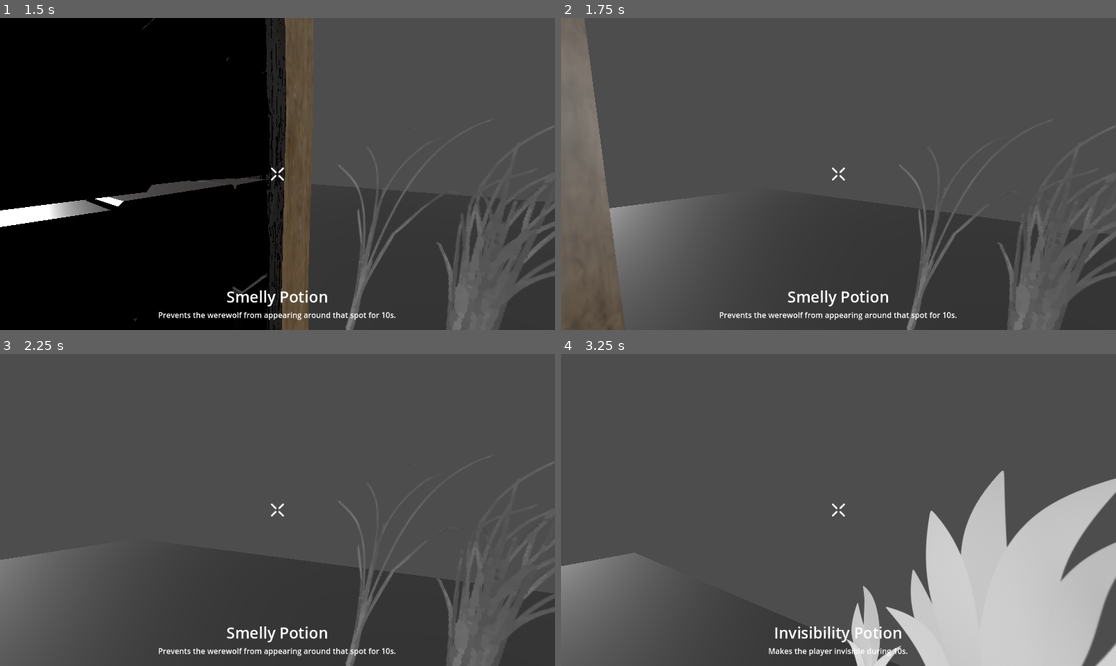
Above: before the commit, frames 1-4 (two rows, left to right).
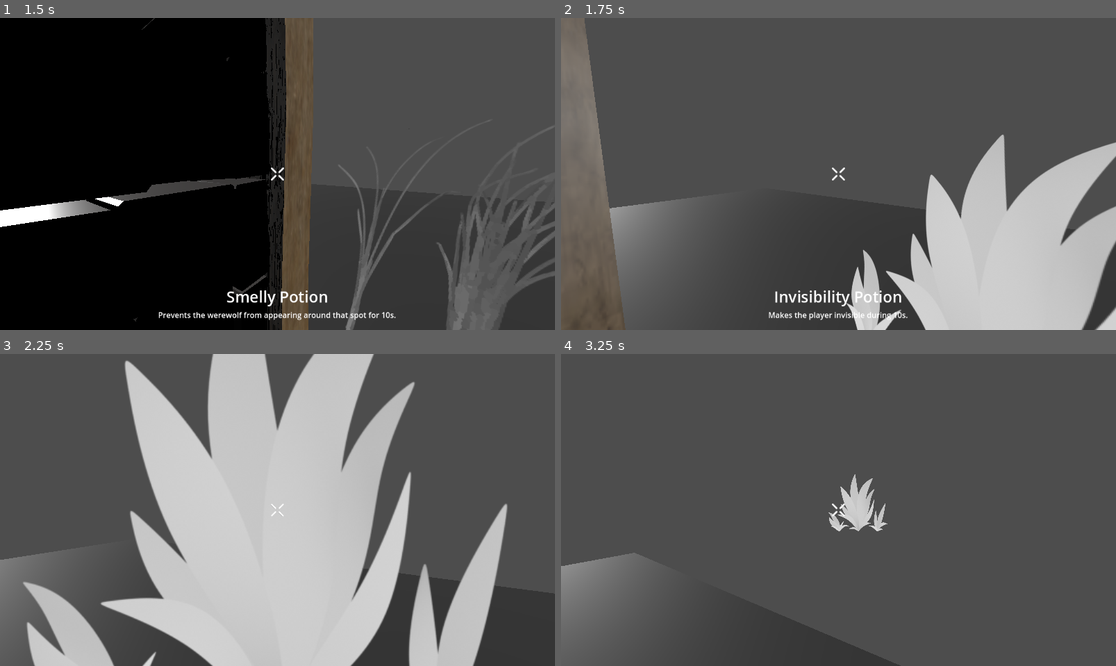
Above: after the commit, the same moments.

Repository: ThomasProg/PirateJamSummer2024
Game: Godot game, scene res://devs/progz/testScenes/wolfMechanicTestScene.tscn
The game is run twice, just before and just after one commit, with the same random seed, the same clock (stepped at 60 frames per second) and the same inputs. This scene is started directly instead of the project's main scene. The engine's default icon, where the game draws it, is replaced by a stand-in: a white triangle on a blue panel in a dark square.
Inputs (mouse positions are in pixels of both pictures, inside the frame that each line leads up to):
- Up to frame 1 (1.5 s): tap Enter (ui_accept) at 0.5, 0.77 s; move the mouse to (399, 158) at 0.52 s; hold Right (ui_right) 0.53-1.28 s; click (399, 158) at 0.6 s; tap Mouse wheel up (NextItem) at 0.8, 1.35 s; move the mouse to (249, 174) at 1.27 s; hold Up (ui_up) from 1.28 s (still down); click (249, 174) at 1.42 s
- Up to frame 2 (1.75 s): keep holding Up (ui_up); tap Enter (ui_accept) at 1.52 s; right-click (810, 174) at 1.55 s
- Up to frame 3 (2.25 s): keep holding Up (ui_up); move the mouse to (288, 503) at 2.02 s; right-click (288, 503) at 2.1 s
- Up to frame 4 (3.25 s): keep holding Up (ui_up); click (849, 503) at 2.3 s; move the mouse to (832, 516) at 2.77 s; click (832, 516) at 2.85 s; tap Enter (ui_accept) at 3.02 s; tap Mouse wheel up (NextItem) at 3.05 s

Frame 1 is identical in both runs. In frame 2, 19% of the frame differs, in the area x 28-100%, y 34-100%; in frame 3, 47%, in the area x 4-100%, y 0-100%; in frame 4, 19%.

Commit message:
You can now throw potions, and they spawn particles

Diff:
--- a/Game/devs/progz/testScenes/wolfMechanicTestScene.tscn
+++ b/Game/devs/progz/testScenes/wolfMechanicTestScene.tscn
@@ -41,7 +41,6 @@
 
 [node name="NightTimer" parent="NightEvent" index="0"]
 nightDuration = 60.0
-peekTimes = Array[float]([])
 
 [node name="PeekAnchorGroup" type="Node3D" parent="."]
 
@@ -55,7 +54,7 @@
 transform = Transform3D(1, 0, 0, 0, 1, 0, 0, 0, 1, 2.78058, 1.37749, 1.64885)
 
 [node name="Wolf" parent="." node_paths=PackedStringArray("target", "lookAt") instance=ExtResource("5_mhyy5")]
-transform = Transform3D(100, 0, 0, 0, 100, 0, 0, 0, 100, 0.0064702, 1.19209e-07, 0.00165534)
+transform = Transform3D(1, 0, 0, 0, 1, 0, 0, 0, 1, 0.0064702, 1.19209e-07, 0.00165534)
 peekingDuration = 100.0
 maxTargetPeekedTime = 100.0
 target = NodePath("../Player")
@@ -63,5 +62,6 @@
 
 [node name="AlchemyTable" parent="." instance=ExtResource("5_jh4au")]
 transform = Transform3D(1, 0, 0, 0, 1, 0, 0, 0, 1, -2.07196, 0, 0)
+timeForPotion = 1.0
 
 [editable path="NightEvent"]
--- a/Game/inventoryAssets/potions/invisibilityPotion.tres
+++ b/Game/inventoryAssets/potions/invisibilityPotion.tres
@@ -1,10 +1,10 @@
-[gd_resource type="Resource" script_class="InventoryItem" load_steps=3 format=3 uid="uid://dw1eo7ko88t2y"]
+[gd_resource type="Resource" load_steps=3 format=3 uid="uid://dw1eo7ko88t2y"]
 
-[ext_resource type="Script" path="res://scripts/inventory/inventoryItem.gd" id="1_6quis"]
+[ext_resource type="Script" path="res://scripts/inventory/inventoryPotionItem.gd" id="1_cw2pe"]
 [ext_resource type="Texture2D" uid="uid://c08mm3p2ehvr6" path="res://addons/proton_scatter/demos/assets/textures/t_grass.png" id="2_jrnyn"]
 
 [resource]
-script = ExtResource("1_6quis")
+script = ExtResource("1_cw2pe")
 name = "Invisibility Potion"
 description = "Makes the player invisible during 10s."
 texture = ExtResource("2_jrnyn")
--- a/Game/inventoryAssets/potions/redPotion.tres
+++ b/Game/inventoryAssets/potions/redPotion.tres
@@ -1,11 +1,13 @@
-[gd_resource type="Resource" script_class="InventoryItem" load_steps=3 format=3 uid="uid://b5ikawlod3v5a"]
+[gd_resource type="Resource" load_steps=4 format=3 uid="uid://b5ikawlod3v5a"]
 
-[ext_resource type="Script" path="res://scripts/inventory/inventoryItem.gd" id="1_twd0f"]
-[ext_resource type="Texture2D" uid="uid://c08mm3p2ehvr6" path="res://addons/proton_scatter/demos/assets/textures/t_grass.png" id="2_xdl6c"]
+[ext_resource type="Script" path="res://scripts/inventory/inventoryPotionItem.gd" id="1_h0pvw"]
+[ext_resource type="PackedScene" uid="uid://dmfc4bfiqkjer" path="res://prefabs/instanced/potions/redPotionEffectPrefab.tscn" id="1_rk6lm"]
+[ext_resource type="Texture2D" uid="uid://drmmcy11y7mho" path="res://addons/proton_scatter/demos/assets/textures/t_leaves_1.png" id="2_jrtag"]
 
 [resource]
-script = ExtResource("1_twd0f")
+script = ExtResource("1_h0pvw")
+effectPrefab = ExtResource("1_rk6lm")
 name = "Red Potion"
 description = "Use it against the wolf if he has red eyes!"
-texture = ExtResource("2_xdl6c")
+texture = ExtResource("2_jrtag")
 type = 0
--- a/Game/inventoryAssets/potions/smellyPotion.tres
+++ b/Game/inventoryAssets/potions/smellyPotion.tres
@@ -1,10 +1,10 @@
-[gd_resource type="Resource" script_class="InventoryItem" load_steps=3 format=3 uid="uid://j32orf0qvnf2"]
+[gd_resource type="Resource" load_steps=3 format=3 uid="uid://j32orf0qvnf2"]
 
-[ext_resource type="Script" path="res://scripts/inventory/inventoryItem.gd" id="1_iut6u"]
+[ext_resource type="Script" path="res://scripts/inventory/inventoryPotionItem.gd" id="1_mjg5a"]
 [ext_resource type="Texture2D" uid="uid://d23p13yi7asw0" path="res://addons/proton_scatter/demos/assets/textures/t_grass_2.png" id="2_11ebo"]
 
 [resource]
-script = ExtResource("1_iut6u")
+script = ExtResource("1_mjg5a")
 name = "Smelly Potion"
 description = "Prevents the werewolf from appearing around that spot for 10s."
 texture = ExtResource("2_11ebo")
--- a/Game/inventoryAssets/potions/yellowPotion.tres
+++ b/Game/inventoryAssets/potions/yellowPotion.tres
@@ -1,11 +1,11 @@
-[gd_resource type="Resource" script_class="InventoryItem" load_steps=3 format=3 uid="uid://cnnujc7uicalb"]
+[gd_resource type="Resource" load_steps=3 format=3 uid="uid://cnnujc7uicalb"]
 
-[ext_resource type="Script" path="res://scripts/inventory/inventoryItem.gd" id="1_xhunk"]
-[ext_resource type="Texture2D" uid="uid://c08mm3p2ehvr6" path="res://addons/proton_scatter/demos/assets/textures/t_grass.png" id="2_wlf85"]
+[ext_resource type="Script" path="res://scripts/inventory/inventoryPotionItem.gd" id="1_52ol8"]
+[ext_resource type="Texture2D" uid="uid://bxaffg1bqa2jk" path="res://addons/proton_scatter/icons/loading/progress1.svg" id="2_15ypk"]
 
 [resource]
-script = ExtResource("1_xhunk")
+script = ExtResource("1_52ol8")
 name = "Yellow Potion"
 description = "Use it against the wolf if he has yellow eyes!"
-texture = ExtResource("2_wlf85")
+texture = ExtResource("2_15ypk")
 type = 0
--- a/Game/prefabs/events/nightEvent/wolf.tscn
+++ b/Game/prefabs/events/nightEvent/wolf.tscn
@@ -1,18 +1,26 @@
-[gd_scene load_steps=3 format=3 uid="uid://cs0cbrtxk55a8"]
+[gd_scene load_steps=4 format=3 uid="uid://cs0cbrtxk55a8"]
 
 [ext_resource type="Script" path="res://scripts/events/nightEvent/wolf.gd" id="1_d22c8"]
 
 [sub_resource type="CanvasTexture" id="CanvasTexture_7p6d8"]
 
-[node name="Wolf" type="Sprite3D" node_paths=PackedStringArray("eyeAnchors")]
+[sub_resource type="SphereShape3D" id="SphereShape3D_7ndqh"]
+
+[node name="Wolf" type="Area3D" node_paths=PackedStringArray("sprite", "eyeAnchors")]
+script = ExtResource("1_d22c8")
+sprite = NodePath("WolfFace")
+eyeAnchors = [NodePath("WolfFace/EyeAnchor1"), NodePath("WolfFace/EyeAnchor2")]
+
+[node name="WolfFace" type="Sprite3D" parent="."]
 transform = Transform3D(100, 0, 0, 0, 100, 0, 0, 0, 100, 0, 0, 0)
 modulate = Color(0.623529, 0, 0, 1)
 texture = SubResource("CanvasTexture_7p6d8")
-script = ExtResource("1_d22c8")
-eyeAnchors = [NodePath("EyeAnchor1"), NodePath("EyeAnchor2")]
 
-[node name="EyeAnchor1" type="Node3D" parent="."]
+[node name="EyeAnchor1" type="Node3D" parent="WolfFace"]
 transform = Transform3D(1, 0, 0, 0, 1, 0, 0, 0, 1, -0.003, 0, 0)
 
-[node name="EyeAnchor2" type="Node3D" parent="."]
+[node name="EyeAnchor2" type="Node3D" parent="WolfFace"]
 transform = Transform3D(1, 0, 0, 0, 1, 0, 0, 0, 1, 0.003, 0, 0)
+
+[node name="CollisionShape3D" type="CollisionShape3D" parent="."]
+shape = SubResource("SphereShape3D_7ndqh")
--- a/Game/prefabs/gameplayObjects/alchemyTable.tscn
+++ b/Game/prefabs/gameplayObjects/alchemyTable.tscn
@@ -1,7 +1,9 @@
-[gd_scene load_steps=10 format=3 uid="uid://cjgg8s1xbkm67"]
+[gd_scene load_steps=12 format=3 uid="uid://cjgg8s1xbkm67"]
 
 [ext_resource type="Script" path="res://scripts/gameplayObjects/alchemyTable.gd" id="1_wr1u7"]
+[ext_resource type="Resource" uid="uid://b5ikawlod3v5a" path="res://inventoryAssets/potions/redPotion.tres" id="2_bk653"]
 [ext_resource type="Script" path="res://scripts/components/interactable.gd" id="2_lwojp"]
+[ext_resource type="Resource" uid="uid://cnnujc7uicalb" path="res://inventoryAssets/potions/yellowPotion.tres" id="3_b6h32"]
 
 [sub_resource type="SphereShape3D" id="SphereShape3D_7r6gh"]
 radius = 1.5
@@ -26,8 +28,12 @@
 emission = Color(0.890196, 0.780392, 0, 1)
 emission_energy_multiplier = 5.05
 
-[node name="AlchemyTable" type="Area3D"]
+[node name="AlchemyTable" type="Area3D" node_paths=PackedStringArray("redPotionInteractible", "yellowPotionInteractible")]
 script = ExtResource("1_wr1u7")
+redPotionInteractible = NodePath("Red/RedInteractable")
+yellowPotionInteractible = NodePath("Yellow/YellowInteractable")
+redPotion = ExtResource("2_bk653")
+yellowPotion = ExtResource("3_b6h32")
 
 [node name="CollisionShape3D" type="CollisionShape3D" parent="."]
 shape = SubResource("SphereShape3D_7r6gh")
@@ -41,7 +47,7 @@
 mesh = SubResource("BoxMesh_0wbch")
 skeleton = NodePath("../../..")
 
-[node name="Interactable" type="Node" parent="StaticBody3D"]
+[node name="TableInteractable" type="Node" parent="StaticBody3D"]
 script = ExtResource("2_lwojp")
 interactionName = "Alchemy Table"
 interactionDescription = "Stay close to brew potions"
@@ -60,26 +66,26 @@
 surface_material_override/0 = SubResource("StandardMaterial3D_tv85k")
 metadata/_edit_lock_ = true
 
-[node name="Interactable" type="Node" parent="Red"]
+[node name="RedInteractable" type="Node" parent="Red"]
 script = ExtResource("2_lwojp")
 interactionName = "Red Potion"
 interactionDescription = "Click to brew"
 
-[node name="Yelow" type="StaticBody3D" parent="."]
+[node name="Yellow" type="StaticBody3D" parent="."]
 transform = Transform3D(1, 0, 0, 0, 1, 0, 0, 0, 1, -0.217358, 0.585445, -0.207957)
 
-[node name="CollisionShape3D" type="CollisionShape3D" parent="Yelow"]
+[node name="CollisionShape3D" type="CollisionShape3D" parent="Yellow"]
 shape = SubResource("BoxShape3D_88r0e")
 metadata/_edit_lock_ = true
 
-[node name="MeshInstance3D" type="MeshInstance3D" parent="Yelow"]
+[node name="MeshInstance3D" type="MeshInstance3D" parent="Yellow"]
 transform = Transform3D(0.2, 0, 0, 0, 0.4, 0, 0, 0, 0.2, 0, 0, 0)
 mesh = SubResource("BoxMesh_0wbch")
 skeleton = NodePath("../../..")
 surface_material_override/0 = SubResource("StandardMaterial3D_617p7")
 metadata/_edit_lock_ = true
 
-[node name="Interactable" type="Node" parent="Yelow"]
+[node name="YellowInteractable" type="Node" parent="Yellow"]
 script = ExtResource("2_lwojp")
 interactionName = "Yellow Potion"
 interactionDescription = "Click to brew"
--- a/Game/prefabs/gameplayObjects/player.tscn
+++ b/Game/prefabs/gameplayObjects/player.tscn
@@ -8,6 +8,8 @@
 [ext_resource type="Script" path="res://scripts/components/alchemyTableInteractor.gd" id="6_bmoqy"]
 [ext_resource type="Script" path="res://scripts/inventory/potionSelectorFeedback.gd" id="6_nuewa"]
 [ext_resource type="Script" path="res://scripts/components/interactionComponent.gd" id="7_c2x38"]
+[ext_resource type="Script" path="res://scripts/components/potionThrowerComponent.gd" id="9_53taj"]
+[ext_resource type="PackedScene" uid="uid://bbwwhvnoqdo0q" path="res://prefabs/instanced/thrownPotion.tscn" id="10_2ylfs"]
 
 [sub_resource type="CapsuleShape3D" id="CapsuleShape3D_8gchk"]
 radius = 0.229
@@ -111,12 +113,19 @@
 itemNameText = NodePath("../../UI/MarginContainer/VBoxContainer/ItemName")
 itemDescText = NodePath("../../UI/MarginContainer/VBoxContainer/ItemDescription")
 
-[node name="AlchemyTableInteractor" type="Node" parent="." node_paths=PackedStringArray("progressBar")]
+[node name="AlchemyTableInteractor" type="Node" parent="." node_paths=PackedStringArray("progressBar", "progressBarText")]
 script = ExtResource("6_bmoqy")
 progressBar = NodePath("../UI/MarginContainer/VBoxContainer/ProgressBar")
+progressBarText = NodePath("../UI/MarginContainer/VBoxContainer/ProgressBar/RichTextLabel")
 
 [node name="InteractionComponent" type="Node" parent="." node_paths=PackedStringArray("interactionRaycast", "interactionNameText", "interactionDescText")]
 script = ExtResource("7_c2x38")
 interactionRaycast = NodePath("../Camera3D/InteractRayCast3D")
 interactionNameText = NodePath("../UI/MarginContainer/VBoxContainer/ItemName")
 interactionDescText = NodePath("../UI/MarginContainer/VBoxContainer/ItemDescription")
+
+[node name="PotionThrowerComponent" type="Node" parent="." node_paths=PackedStringArray("potionSelector", "camera")]
+script = ExtResource("9_53taj")
+potionSelector = NodePath("../PotionSelector")
+thrownPotionPrefab = ExtResource("10_2ylfs")
+camera = NodePath("../Camera3D")
--- /dev/null
+++ b/Game/prefabs/instanced/potionParticles.tscn
@@ -0,0 +1,40 @@
+[gd_scene load_steps=6 format=3 uid="uid://cqeeab557gvv4"]
+
+[sub_resource type="StandardMaterial3D" id="StandardMaterial3D_msydy"]
+transparency = 1
+vertex_color_use_as_albedo = true
+billboard_mode = 3
+particles_anim_h_frames = 1
+particles_anim_v_frames = 1
+particles_anim_loop = false
+
+[sub_resource type="Curve" id="Curve_bd1ch"]
+_data = [Vector2(0, 1), 0.0, 0.0, 0, 0, Vector2(1, 0), 0.0, 0.0, 0, 0]
+point_count = 2
+
+[sub_resource type="CurveTexture" id="CurveTexture_e84ms"]
+curve = SubResource("Curve_bd1ch")
+
+[sub_resource type="ParticleProcessMaterial" id="ParticleProcessMaterial_woipq"]
+angle_min = -720.0
+angle_max = 720.0
+spread = 180.0
+initial_velocity_min = 2.0
+initial_velocity_max = 4.0
+gravity = Vector3(0, 0, 0)
+color = Color(0.639216, 0.027451, 0.701961, 1)
+alpha_curve = SubResource("CurveTexture_e84ms")
+
+[sub_resource type="QuadMesh" id="QuadMesh_tf703"]
+size = Vector2(0.2, 0.2)
+
+[node name="PotionParticles" type="GPUParticles3D"]
+material_override = SubResource("StandardMaterial3D_msydy")
+cast_shadow = 0
+emitting = false
+amount = 20
+one_shot = true
+explosiveness = 1.0
+visibility_aabb = AABB(-2.52548, -3.97617, -2.92931, 5.31472, 7.56254, 6.73157)
+process_material = SubResource("ParticleProcessMaterial_woipq")
+draw_pass_1 = SubResource("QuadMesh_tf703")
--- /dev/null
+++ b/Game/prefabs/instanced/potions/defaultPotionEffectPrefab.tscn
@@ -0,0 +1,6 @@
+[gd_scene load_steps=2 format=3 uid="uid://bn18i7nwcm361"]
+
+[ext_resource type="Script" path="res://scripts/instanciated/potions/potionEffect.gd" id="1_vncf3"]
+
+[node name="DefaultPotionEffectPrefab" type="Node3D"]
+script = ExtResource("1_vncf3")
--- /dev/null
+++ b/Game/prefabs/instanced/potions/redPotionEffectPrefab.tscn
@@ -0,0 +1,14 @@
+[gd_scene load_steps=3 format=3 uid="uid://dmfc4bfiqkjer"]
+
+[ext_resource type="Script" path="res://scripts/instanciated/potions/damagePotionEffect.gd" id="1_irv1x"]
+
+[sub_resource type="SphereShape3D" id="SphereShape3D_3dk6w"]
+radius = 1.0
+
+[node name="RedPotionEffectPrefab" type="Area3D"]
+script = ExtResource("1_irv1x")
+
+[node name="CollisionShape3D" type="CollisionShape3D" parent="."]
+shape = SubResource("SphereShape3D_3dk6w")
+
+[connection signal="area_entered" from="." to="." method="_on_area_entered"]
--- /dev/null
+++ b/Game/prefabs/instanced/thrownPotion.tscn
@@ -0,0 +1,19 @@
+[gd_scene load_steps=4 format=3 uid="uid://bbwwhvnoqdo0q"]
+
+[ext_resource type="Script" path="res://scripts/instanciated/thrownPotion.gd" id="1_b66sp"]
+[ext_resource type="Texture2D" uid="uid://bku25qj0sjo63" path="res://icon.svg" id="1_egnl6"]
+
+[sub_resource type="SphereShape3D" id="SphereShape3D_mn0pn"]
+
+[node name="ThrownPotion" type="Area3D" node_paths=PackedStringArray("sprite")]
+script = ExtResource("1_b66sp")
+sprite = NodePath("Sprite3D")
+
+[node name="Sprite3D" type="Sprite3D" parent="."]
+billboard = 1
+texture = ExtResource("1_egnl6")
+
+[node name="CollisionShape3D" type="CollisionShape3D" parent="."]
+shape = SubResource("SphereShape3D_mn0pn")
+
+[connection signal="body_entered" from="." to="." method="_on_body_entered"]
--- a/Game/project.godot
+++ b/Game/project.godot
@@ -91,3 +91,8 @@
 "events": [Object(InputEventMouseButton,"resource_local_to_scene":false,"resource_name":"","device":-1,"window_id":0,"a …(257 unchanged characters)…
 ]
 }
+ThrowPotion={
+"deadzone": 0.5,
+"events": [Object(InputEventMouseButton,"resource_local_to_scene":false,"resource_name":"","device":-1,"window_id":0,"alt_pressed":false,"shift_pressed":false,"ctrl_pressed":false,"meta_pressed":false,"button_mask":2,"position":Vector2(104, 11),"global_position":Vector2(108, 52),"factor":1.0,"button_index":2,"canceled":false,"pressed":true,"double_click":false,"script":null)
+]
+}
--- a/Game/scripts/components/alchemyTableInteractor.gd
+++ b/Game/scripts/components/alchemyTableInteractor.gd
@@ -2,7 +2,7 @@
 class_name AlchemyTableInteractor
 
 @export var progressBar:ProgressBar
-@export var currentProgress:float = 0
+@export var progressBarText:RichTextLabel
 
 var table:AlchemyTable = null
 
@@ -14,9 +14,17 @@
 	table = null
 
 func _process(delta):
-	if (table != null):
-		currentProgress += delta
-		progressBar.value = currentProgress
+	if (table != null and table.selectedInteractible != null):
+		table.addProgress(delta)
+		progressBar.value = table.currentProgress
 		progressBar.visible = true
+
+		var str:String
+		if (table.selectedInteractible == table.redPotionInteractible):
+			str = "Brewing red potion..."
+		elif (table.selectedInteractible == table.yellowPotionInteractible):
+			str = "Brewing yellow potion..."
+
+		progressBarText.text = "[center]" + str + "[/center]"
 	else:
 		progressBar.visible = false
--- a/Game/scripts/components/interactionComponent.gd
+++ b/Game/scripts/components/interactionComponent.gd
@@ -9,18 +9,24 @@
 func _physics_process(delta):
 	var isCollidingThisFrame:bool = false
 	var interactedBody = interactionRaycast.get_collider() as Node3D
+	var currentlyAimedInteractable = null
 	if (interactedBody):
 		for child in interactedBody.get_children():
 			if child is Interactable:
+				currentlyAimedInteractable = child
 				interactionNameText.text = "[center]" + child.interactionName + "[/center]"
 				interactionNameText.visible = true
 				interactionDescText.text = "[center]" + child.interactionDescription + "[/center]"
 				interactionDescText.visible = true
 
 				isCollidingThisFrame = true
+				break
 
 	if (not(isCollidingThisFrame) and collidedLastFrame):
 		interactionNameText.visible = false
 		interactionDescText.visible = false
 
 	collidedLastFrame = isCollidingThisFrame
+
+	if Input.is_action_just_pressed("Interact") and currentlyAimedInteractable:
+		currentlyAimedInteractable.onInteracted.emit(get_parent())
--- /dev/null
+++ b/Game/scripts/components/potionThrowerComponent.gd
@@ -0,0 +1,24 @@
+extends Node
+
+@export var potionSelector: PotionSelector
+@export var thrownPotionPrefab: PackedScene
+@export var camera:Camera3D
+@export var defaultSpeed:float = 20.0
+
+func _input(event):
+	if (Input.is_action_just_pressed("ThrowPotion")):
+		var item = potionSelector.popCurrentItem()
+		if (item != null):
+			var thrownPotion = thrownPotionPrefab.instantiate()	as ThrownPotion
+			get_parent().get_parent().add_child(thrownPotion)
+			thrownPotion.sprite.texture = item.texture
+			thrownPotion.global_position = camera.global_position
+			thrownPotion.skillOwner = get_parent()
+			thrownPotion.velocity = - camera.get_global_transform().basis.z * defaultSpeed
+
+			thrownPotion.onExplode.connect(func():
+				var effect = item.effectPrefab.instantiate()
+				thrownPotion.get_parent().add_child(effect)
+				effect.global_position = thrownPotion.global_position
+				effect.runEffect()
+				)
--- a/Game/scripts/events/nightEvent/wolf.gd
+++ b/Game/scripts/events/nightEvent/wolf.gd
@@ -1,12 +1,16 @@
-extends Sprite3D
+extends Area3D
 class_name Wolf
 
+enum EyeColor{RED, YELLOW}
+
+@export var sprite:Sprite3D
 @export var currentTargetPeekedTime:float = 0.0
 @export var peekingDuration:float = 6.0
 @export var maxTargetPeekedTime:float = 5.0
 @export var target: Player
 @export var eyeAnchors: Array[Node3D]
 @export var lookAt:Node3D
+@export var eyeColor:EyeColor = EyeColor.RED
 var raycasts:Array[RayCast3D]
 
 signal onWolfWin()
@@ -71,7 +75,6 @@
 	if (hasHitTarget):
 		currentTargetPeekedTime += delta
 
-		print("Current time peeked: ", currentTargetPeekedTime)
 		if currentTargetPeekedTime >= maxTargetPeekedTime:
 			onWolfWin.emit()
 
--- a/Game/scripts/gameplayObjects/alchemyTable.gd
+++ b/Game/scripts/gameplayObjects/alchemyTable.gd
@@ -1,20 +1,69 @@
 extends Area3D
 class_name AlchemyTable
 
+@export var redPotionInteractible:Interactable
+@export var yellowPotionInteractible:Interactable
+@export var redPotion:InventoryItem
+@export var yellowPotion:InventoryItem
 @export var timeForPotion:float = 10.0
-var isPlayerIn:bool = false
+@export var currentProgress:float = 0.0
+
+var player:Player = null
+
+var selectedInteractible:Interactable = null
+var interactor:AlchemyTableInteractor = null
+
+signal onPotionPrepared()
+
+func addProgress(progress:float):
+	if (currentProgress < timeForPotion):
+		currentProgress += progress
+		if (currentProgress >= timeForPotion):
+			onPotionPrepared.emit()
+
+func _ready():
+	redPotionInteractible.onInteracted.connect(func(player:Player):
+		selectedInteractible = redPotionInteractible
+		currentProgress = 0.0
+		)
+
+	yellowPotionInteractible.onInteracted.connect(func(player:Player):
+		selectedInteractible = yellowPotionInteractible
+		currentProgress = 0.0
+		)
+
+	onPotionPrepared.connect(func():
+		for child in player.get_children():
+			if child is PotionSelector:
+				var potion = null
+				match selectedInteractible:
+					redPotionInteractible:
+						potion = redPotion
+					yellowPotionInteractible:
+						potion = yellowPotion
+				var index = child.inventory.addItem(potion)
+				if (index != -1):
+					child.selectItemAtIndex(index)
+
+		selectedInteractible = null
+		)
 
 func _on_body_entered(body):
 	if body is Player:
-		isPlayerIn = true
-		for child in body.get_children():
+		player = body
+		for child in player.get_children():
 			if child is AlchemyTableInteractor:
+				interactor = child
 				child.onAreaEntered(self)
 
 
 func _on_body_exited(body):
 	if body is Player:
-		isPlayerIn = false
+		if (body == player):
+			player = null
+
 		for child in body.get_children():
 			if child is AlchemyTableInteractor:
 				child.onAreaExited(self)
+
+	interactor = null
--- /dev/null
+++ b/Game/scripts/instanciated/potions/damagePotionEffect.gd
@@ -0,0 +1,15 @@
+extends PotionEffect
+
+@export var workingAgainstEyeColor:Wolf.EyeColor = Wolf.EyeColor.RED
+
+# Called when the node enters the scene tree for the first time.
+func runEffect():
+	spawnParticles()
+	await get_tree().physics_frame
+	await get_tree().physics_frame
+	queue_free()
+
+func _on_area_entered(area):
+	if area is Wolf:
+		if area.eyeColor == workingAgainstEyeColor:
+			print("Wolf attacked!")
--- /dev/null
+++ b/Game/scripts/instanciated/potions/potionEffect.gd
@@ -0,0 +1,21 @@
+extends Node3D
+class_name PotionEffect
+
+@export var particlesPrefab:PackedScene = preload("res://prefabs/instanced/potionParticles.tscn")
+var particles:GPUParticles3D = null
+
+func setParticleColor(newColor:Color):
+	var mat = particles.process_material
+	if mat is ParticleProcessMaterial:
+		mat.color = newColor
+
+func spawnParticles():
+	particles = particlesPrefab.instantiate()
+	get_parent().add_child(particles)
+	particles.global_position = global_position
+	particles.emitting = true
+
+# Called when the node enters the scene tree for the first time.
+func runEffect():
+	spawnParticles()
+	queue_free()
--- /dev/null
+++ b/Game/scripts/instanciated/thrownPotion.gd
@@ -0,0 +1,21 @@
+extends Area3D
+class_name ThrownPotion
+
+#@export var particlesPrefab:PackedScene
+@export var sprite:Sprite3D
+var velocity:Vector3
+
+var skillOwner = null
+
+signal onExplode()
+
+func _on_body_entered(body):
+	if (skillOwner == body):
+		return
+
+	onExplode.emit()
+
+	queue_free()
+
+func _physics_process(delta):
+	global_position += velocity * delta
--- a/Game/scripts/inventory/inventory.gd
+++ b/Game/scripts/inventory/inventory.gd
@@ -4,4 +4,12 @@
 @export var items:Array[InventoryItem]
 
 func isEmpty()->bool:
-	return items.is_empty()
+	return items.all(func(item): return item == null)
+
+func addItem(newItem:InventoryItem) -> int:
+	for i in range(items.size()):
+		if (items[i] == null):
+			items[i] = newItem
+			return i
+
+	return -1
--- /dev/null
+++ b/Game/scripts/inventory/inventoryPotionItem.gd
@@ -0,0 +1,3 @@
+extends InventoryItem
+
+@export var effectPrefab:PackedScene = preload("res://prefabs/instanced/potions/defaultPotionEffectPrefab.tscn")
--- a/Game/scripts/inventory/potionSelector.gd
+++ b/Game/scripts/inventory/potionSelector.gd
@@ -8,6 +8,17 @@
 
 func getCurrentItem()->InventoryItem:
 	return inventory.items[currentlySelectedItemIndex]
+
+func popCurrentItem()->InventoryItem:
+	var item = inventory.items[currentlySelectedItemIndex]
+	inventory.items[currentlySelectedItemIndex] = null
+
+	if not(inventory.isEmpty()):
+		selectNextValidItem()
+	else:
+		onNewItemSelected.emit(null)
+
+	return item
 
 func ensureValidIndex():
 	var nbItems = inventory.items.size()
@@ -22,6 +33,11 @@
 		currentlySelectedItemIndex += 1
 		ensureValidIndex()
 
+	onNewItemSelected.emit(getCurrentItem())
+
+func selectItemAtIndex(index:int):
+	currentlySelectedItemIndex = index
+	ensureValidIndex()
 	onNewItemSelected.emit(getCurrentItem())
 
 func selectPreviousValidItem():
--- a/Game/scripts/inventory/potionSelectorFeedback.gd
+++ b/Game/scripts/inventory/potionSelectorFeedback.gd
@@ -8,9 +8,16 @@
 # Called when the node enters the scene tree for the first time.
 func _ready():
 	potionSelector.onNewItemSelected.connect(func(item:InventoryItem):
+		if (item == null):
+			itemNameText.visible = false
+			itemDescText.visible = false
+			potionSprite.visible = false
+			return
+
 		print("new item: ", item.name)
 		potionSprite.texture = item.texture
 
+		potionSprite.visible = true
 		itemNameText.visible = true
 		itemDescText.visible = true
 		itemNameText.text = "[center] %s [/center]" % [item.name]
Not shown: 1 places in Game/prefabs/gameplayObjects/player.tscn that only renumber resources
